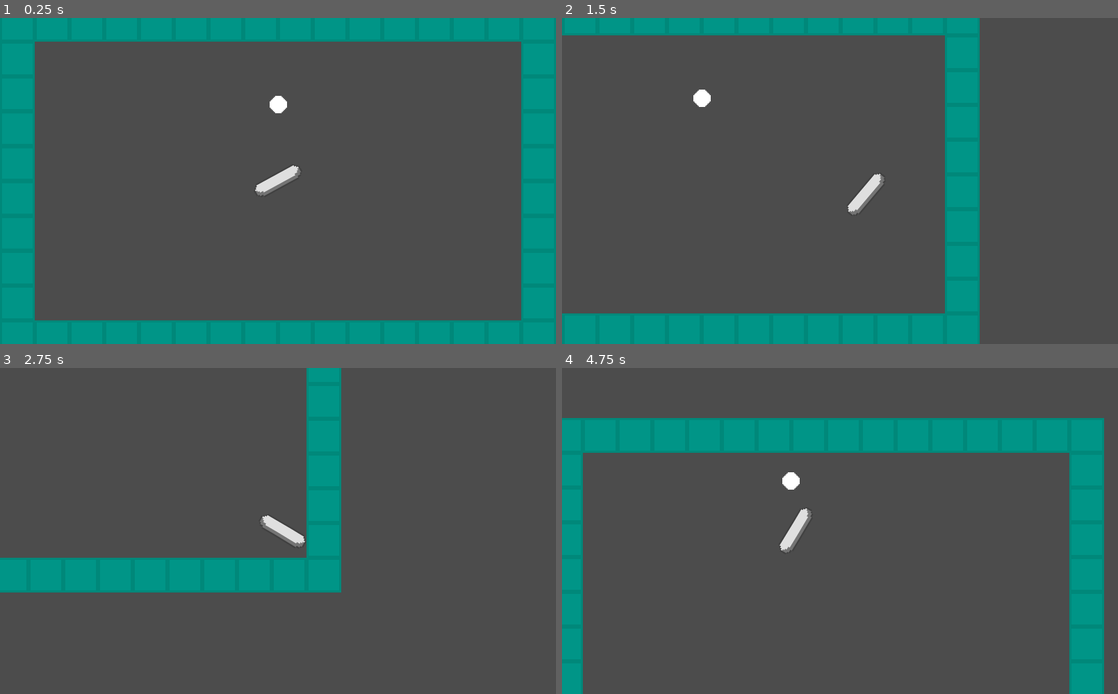
Above: before the commit, frames 1-4 (two rows, left to right).
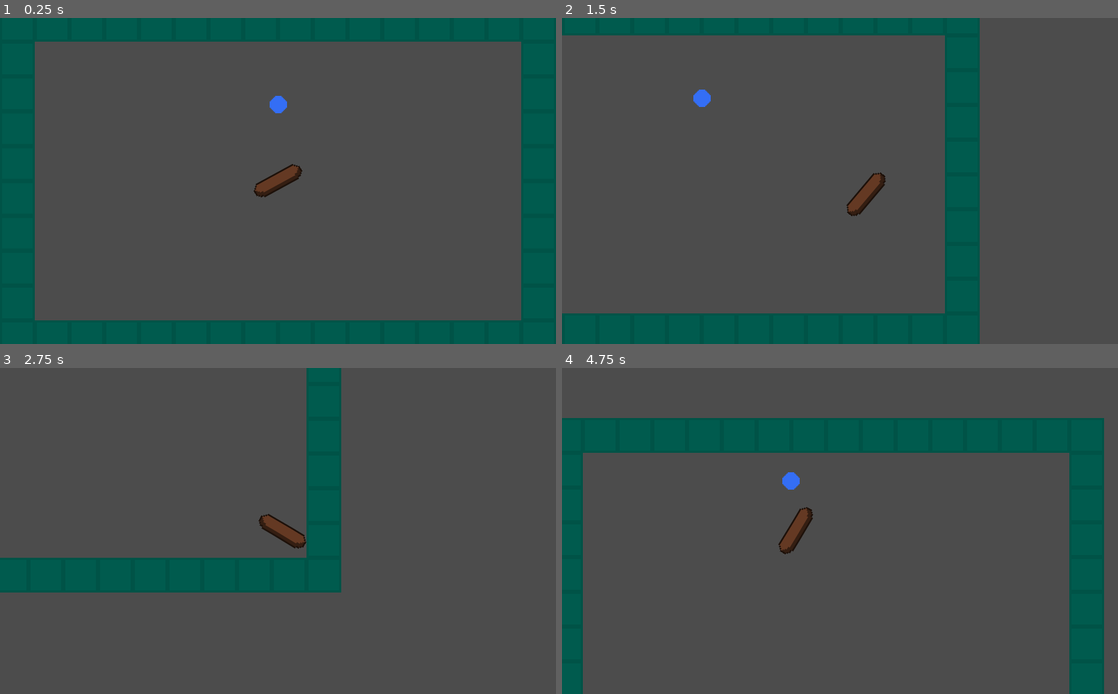
Above: after the commit, the same moments.

Repository: Aidunlin/PaddleBattle
Game: Godot game, scene res://Main.tscn
Two runs of this game, one before a commit and one after it. Both use one fixed random seed, a clock stepped at 60 frames per second and the inputs below.
Inputs (mouse positions are in pixels of both pictures, inside the frame that each line leads up to):
- Up to frame 1 (0.25 s): no input
- Up to frame 2 (1.5 s): move the mouse to (962, 164) at 0.52 s; hold Right (ui_right) 0.53-1.28 s; tap Space (ui_select) at 0.77 s; move the mouse to (728, 197) at 1.27 s; hold Down (ui_down) from 1.28 s (still down)
- Up to frame 3 (2.75 s): tap Space (ui_select) at 1.52 s; move the mouse to (333, 459) at 2.02 s; release Down (ui_down) at 2.03 s; hold Right (ui_right) from 2.03 s (still down)
- Up to frame 4 (4.75 s): move the mouse to (812, 596) at 2.77 s; release Right (ui_right) at 2.78 s; hold Up (ui_up) 2.78-3.53 s; tap Space (ui_select) at 3.02, 3.77, 4.52 s; move the mouse to (1006, 579) at 3.52 s; hold Left (ui_left) from 3.53 s (still down); move the mouse to (673, 482) at 4.27 s

The runs differ from the first frame. In frame 1, 26% of the frame differs, in the area x 0-100%, y 0-100%; in frame 2, 17%; in frame 3, 11%; in frame 4, 18%.

Commit message:
Add random colors for everything

Diff:
--- /dev/null
+++ b/Ball.gd
@@ -0,0 +1,6 @@
+extends RigidBody2D
+
+
+func _ready():
+	randomize()
+	modulate = Color(randf(), randf(), randf())
--- a/Ball.tscn
+++ b/Ball.tscn
@@ -1,6 +1,7 @@
-[gd_scene load_steps=4 format=2]
+[gd_scene load_steps=5 format=2]
 
 [ext_resource path="res://ball.png" type="Texture" id=1]
+[ext_resource path="res://Ball.gd" type="Script" id=2]
 
 [sub_resource type="PhysicsMaterial" id=1]
 friction = 0.0
@@ -12,6 +13,8 @@
 [node name="Ball" type="RigidBody2D"]
 physics_material_override = SubResource( 1 )
 gravity_scale = 0.0
+continuous_cd = 2
+script = ExtResource( 2 )
 
 [node name="Sprite" type="Sprite" parent="."]
 texture = ExtResource( 1 )
--- a/Main.tscn
+++ b/Main.tscn
@@ -2,7 +2,7 @@
 
 [ext_resource path="res://Player.tscn" type="PackedScene" id=1]
 [ext_resource path="res://Ball.tscn" type="PackedScene" id=2]
-[ext_resource path="res://TestMap.tscn" type="PackedScene" id=3]
+[ext_resource path="res://maps/TestMap.tscn" type="PackedScene" id=3]
 [ext_resource path="res://Main.gd" type="Script" id=4]
 
 [node name="Main" type="Node2D"]
--- a/Player.gd
+++ b/Player.gd
@@ -5,6 +5,10 @@
 export var acceleration = 0.1
 export var friction = 0.05
 var velocity = Vector2.ZERO
+
+func _ready():
+	randomize()
+	modulate = Color(randf(), randf(), randf())
 
 func _physics_process(delta):
 	var input_velocity = Vector2.ZERO
--- /dev/null
+++ b/maps/TestMap.gd
@@ -0,0 +1,5 @@
+extends Node2D
+
+func _ready():
+	randomize()
+	modulate = Color(randf(), randf(), randf())
--- a/TestMap.tscn
+++ b/maps/TestMap.tscn
@@ -1,28 +1,27 @@
-[gd_scene load_steps=6 format=2]
+[gd_scene load_steps=7 format=2]
 
 [ext_resource path="res://block.png" type="Texture" id=1]
+[ext_resource path="res://maps/TestMap.gd" type="Script" id=2]
 
 [sub_resource type="RectangleShape2D" id=1]
-extents = Vector2( 512, 32 )
+extents = Vector2( 512, 64 )
 
 [sub_resource type="RectangleShape2D" id=2]
-extents = Vector2( 512, 32 )
+extents = Vector2( 512, 64 )
 
 [sub_resource type="RectangleShape2D" id=3]
-extents = Vector2( 32, 256 )
+extents = Vector2( 64, 320 )
 
 [sub_resource type="RectangleShape2D" id=4]
-extents = Vector2( 32, 256 )
+extents = Vector2( 64, 320 )
 
 [node name="TestMap" type="Node2D"]
+script = ExtResource( 2 )
 
 [node name="Wall" type="StaticBody2D" parent="."]
-__meta__ = {
-"_edit_group_": true
-}
 
 [node name="CollisionShape2D" type="CollisionShape2D" parent="Wall"]
-position = Vector2( 512, 32 )
+position = Vector2( 512, 0 )
 shape = SubResource( 1 )
 
 [node name="TextureRect" type="TextureRect" parent="Wall"]
@@ -36,12 +35,9 @@
 
 [node name="Wall2" type="StaticBody2D" parent="."]
 position = Vector2( 0, 576 )
-__meta__ = {
-"_edit_group_": true
-}
 
 [node name="CollisionShape2D" type="CollisionShape2D" parent="Wall2"]
-position = Vector2( 512, 32 )
+position = Vector2( 512, 64 )
 shape = SubResource( 2 )
 
 [node name="TextureRect" type="TextureRect" parent="Wall2"]
@@ -55,12 +51,9 @@
 
 [node name="Wall3" type="StaticBody2D" parent="."]
 position = Vector2( 0, 64 )
-__meta__ = {
-"_edit_group_": true
-}
 
 [node name="CollisionShape2D" type="CollisionShape2D" parent="Wall3"]
-position = Vector2( 32, 256 )
+position = Vector2( 0, 256 )
 shape = SubResource( 3 )
 
 [node name="TextureRect" type="TextureRect" parent="Wall3"]
@@ -74,12 +67,9 @@
 
 [node name="Wall4" type="StaticBody2D" parent="."]
 position = Vector2( 960, 64 )
-__meta__ = {
-"_edit_group_": true
-}
 
 [node name="CollisionShape2D" type="CollisionShape2D" parent="Wall4"]
-position = Vector2( 32, 256 )
+position = Vector2( 64, 256 )
 shape = SubResource( 4 )
 
 [node name="TextureRect" type="TextureRect" parent="Wall4"]
